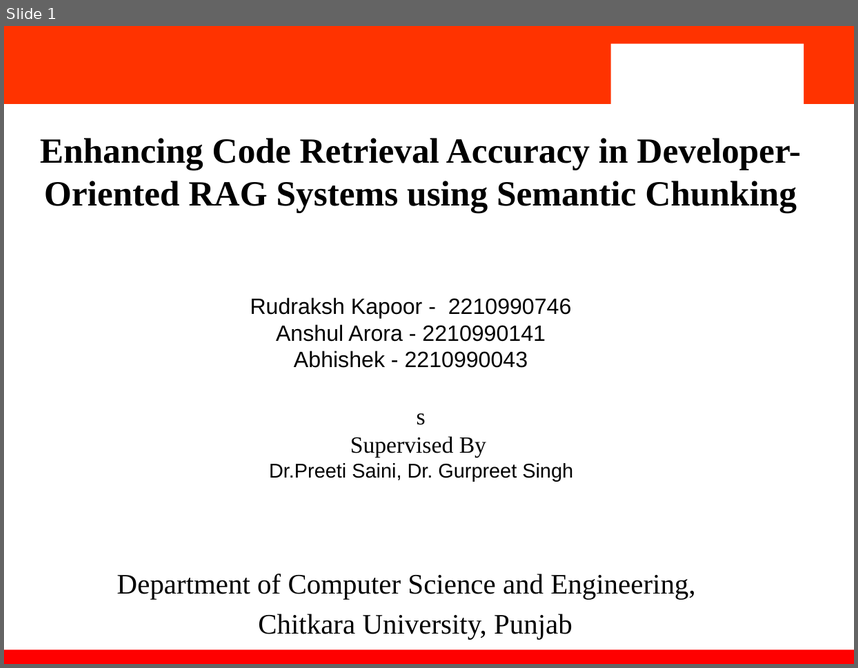
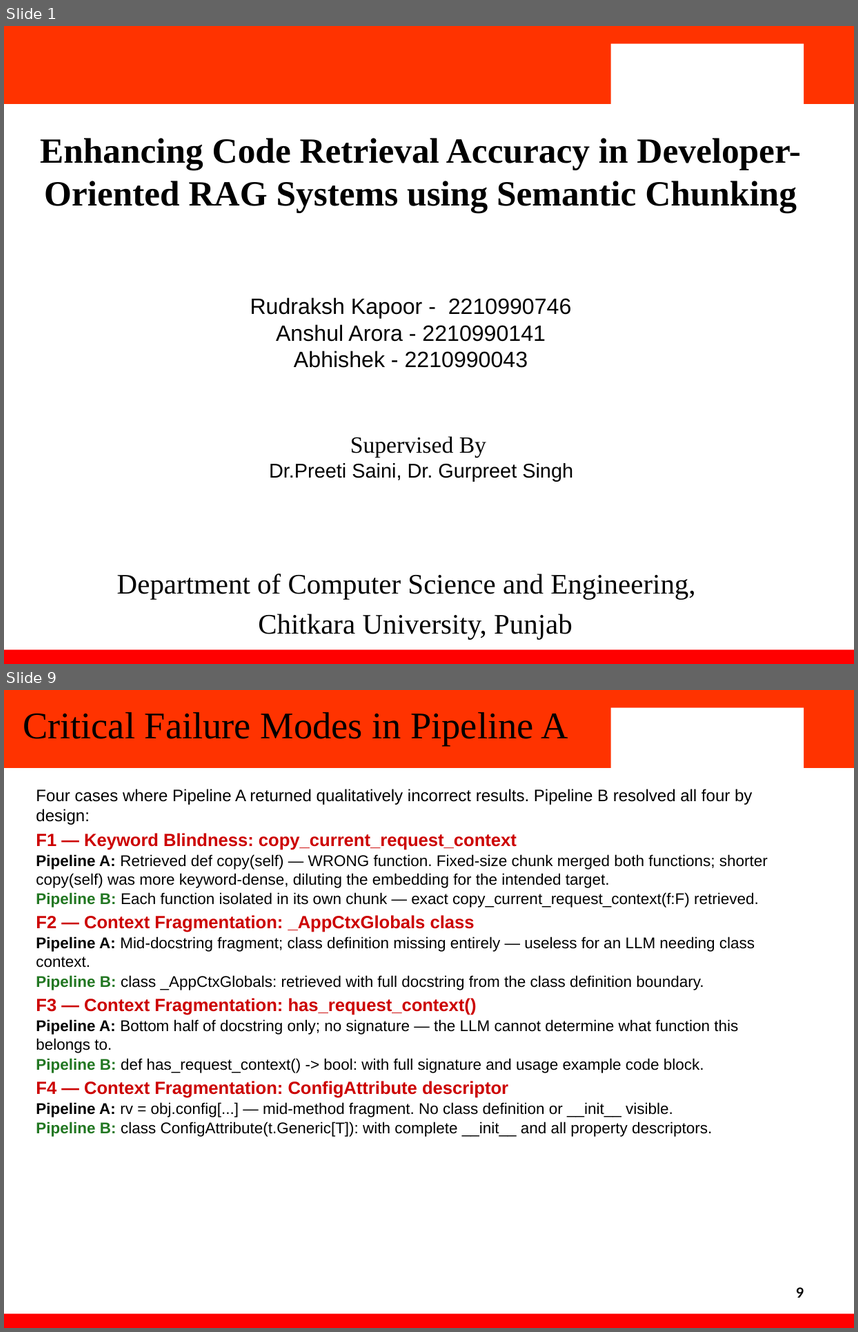
Before and after one commit to ItsRudraksh/2210990746_2210990104_2210990034, a slide deck: Team_32_PPT.pptx. Shown one above the other, each under a label of ours: slide 1 before the commit, slides 1 and 9 after it; the slides between them are not shown. The pictures are 858x668 and 858x1332 pixels, drawn with LibreOffice and Linux fonts; fonts in the diff are those of the drawing; background and template pictures are left out. Boxes give left, top, right and bottom in pixels: in the first picture for what was removed or moved away, otherwise in the second. Text is boxed around its words. In the diff, an @@ line names an element or a change of style, - is before the commit and + after.

```diff
--- a/Team_32_PPT.pptx
+++ b/Team_32_PPT.pptx
@@ slide 9 added at box(4, 690, 854, 1328), background #FFFFFF; not listed: 4 template elements that a slide beside it also shows @@
@@ title added at box(23, 712, 568, 745), 34 pt, text #000000 @@
+Critical Failure Modes in Pipeline A
@@ text added at box(36, 789, 768, 1136), 14 pt, text #000000 @@
+Four cases where Pipeline A returned qualitatively incorrect results. Pipeline B resolved all four by design:
+F1 — Keyword Blindness: copy_current_request_context
+Pipeline A: Retrieved def copy(self) — WRONG function. Fixed-size chunk merged both functions; shorter copy(self) was more keyword-dense, diluting the embedding for the intended target.
+Pipeline B: Each function isolated in its own chunk — exact copy_current_request_context(f:F) retrieved.
+F2 — Context Fragmentation: _AppCtxGlobals class
+Pipeline A: Mid-docstring fragment; class definition missing entirely — useless for an LLM needing class context.
+Pipeline B: class _AppCtxGlobals: retrieved with full docstring from the class definition boundary.
+F3 — Context Fragmentation: has_request_context()
+Pipeline A: Bottom half of docstring only; no signature — the LLM cannot determine what function this belongs to.
+Pipeline B: def has_request_context() -> bool: with full signature and usage example code block.
+F4 — Context Fragmentation: ConfigAttribute descriptor
+Pipeline A: rv = obj.config[...] — mid-method fragment. No class definition or __init__ visible.
+Pipeline B: class ConfigAttribute(t.Generic[T]): with complete __init__ and all property descriptors.
@@ text added at box(796, 1287, 804, 1297), 12.5 pt, text #000000, bold @@
+9
@@ slide 1 changed as well @@
@@ text at box(417, 413, 426, 425): paragraph removed @@
-s
```
Also in this commit, not shown: 2 other slides changed, 8 other slides added, 5 slides removed.
